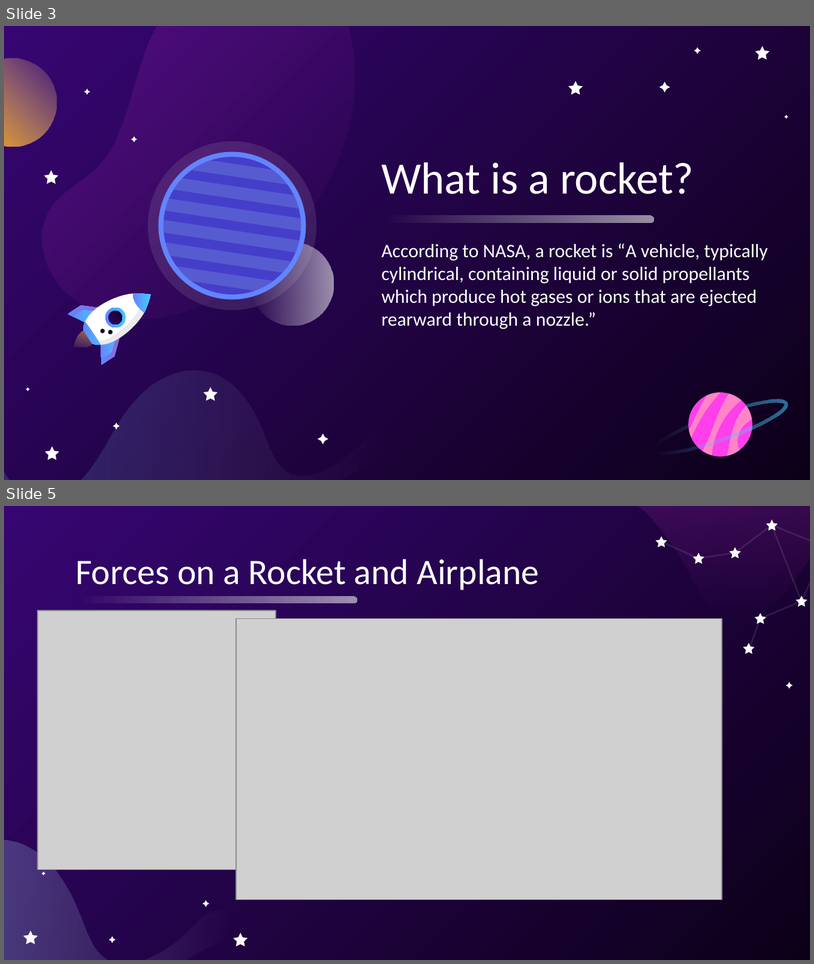
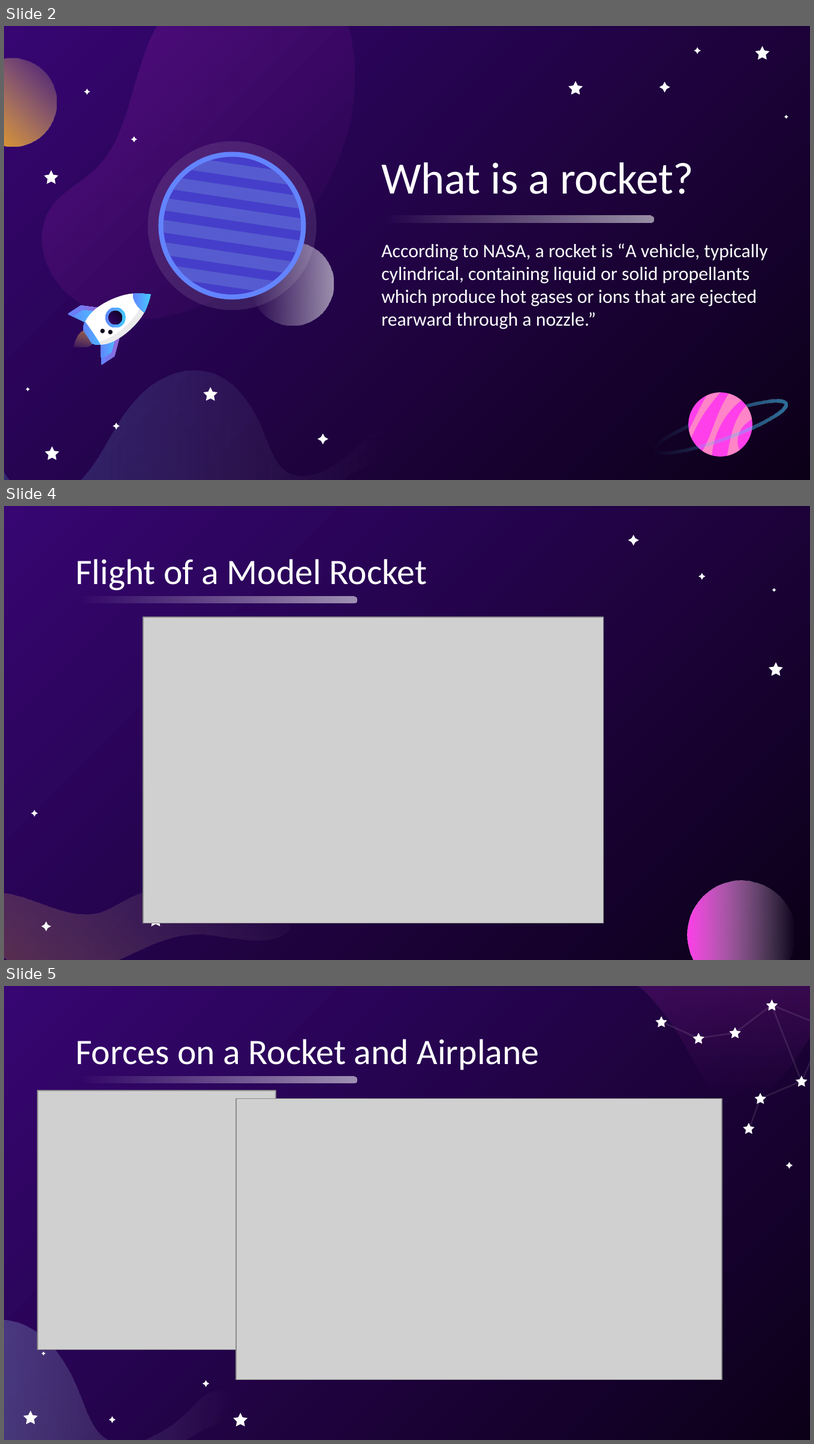
Before and after one commit to usedgenes/Rocketry-Curriculum, a slide deck: Week 1/Day 1/Presentation.pptx. Shown one above the other, each under a label of ours: slides 3 and 5 before the commit, slides 2, 4 and 5 after it; the slides between them are not shown. The pictures are 814x964 and 814x1444 pixels, drawn with LibreOffice and Linux fonts; fonts in the diff are those of the drawing; grey boxes stand for pictures. Boxes give left, top, right and bottom in pixels: in the first picture for what was removed or moved away, otherwise in the second. Text is boxed around its words. In the diff, an @@ line names an element or a change of style, - is before the commit and + after.

```diff
--- a/Week 1/Day 1/Presentation.pptx
+++ b/Week 1/Day 1/Presentation.pptx
@@ slide 4 added at (x1=4, y1=506, x2=810, y2=960), background gradient #0C0019 to #370672 @@
@@ title added at (x1=75, y1=559, x2=428, y2=591), 32 pt, text #FFFFFF @@
+Flight of a Model Rocket
@@ freeform shape added at (x1=699, y1=573, x2=707, y2=580), fill #F9FBFC @@
@@ rounded rectangle added at (x1=77, y1=597, x2=357, y2=604), fill gradient #FFFFFF @@
@@ picture added at (x1=144, y1=617, x2=604, y2=923) @@
@@ group added at (x1=32, y1=535, x2=784, y2=931): 6 freeform shapes @@
@@ ellipse added at (x1=688, y1=880, x2=796, y2=960), fill gradient #FF3FEA to #FFFFFF @@
@@ freeform shape added at (x1=4, y1=891, x2=293, y2=960), fill gradient #FFAB0C to #FFFFFF @@
@@ what was slide 3 is now slide 2 @@
```
Also in this commit, not shown: 1 slide changed, 2 other slides added, 3 slides removed, 6 other files.
